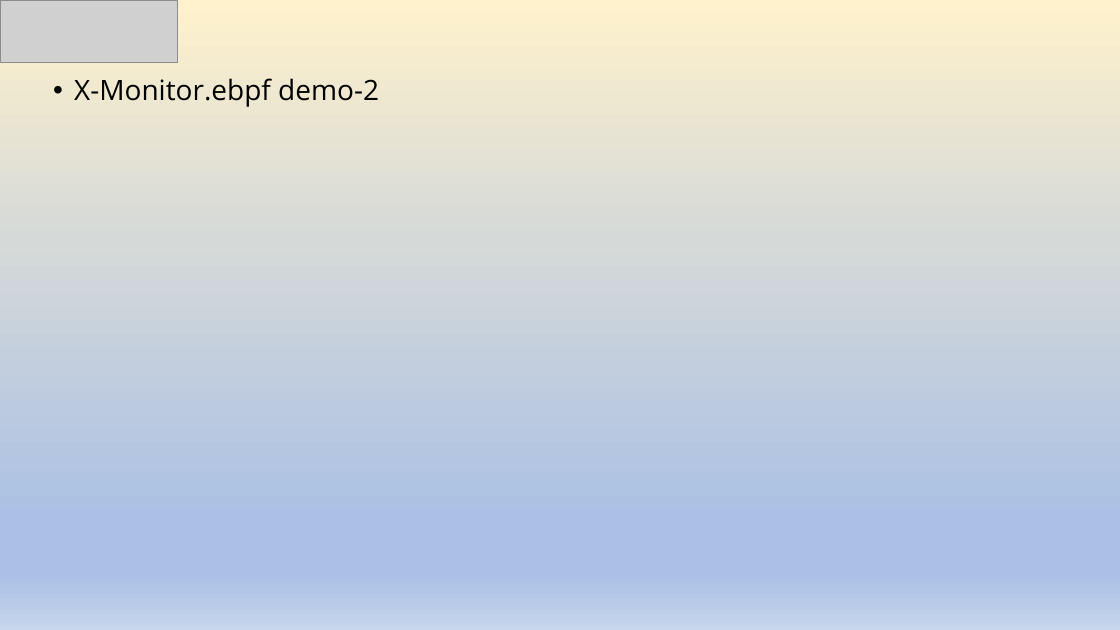
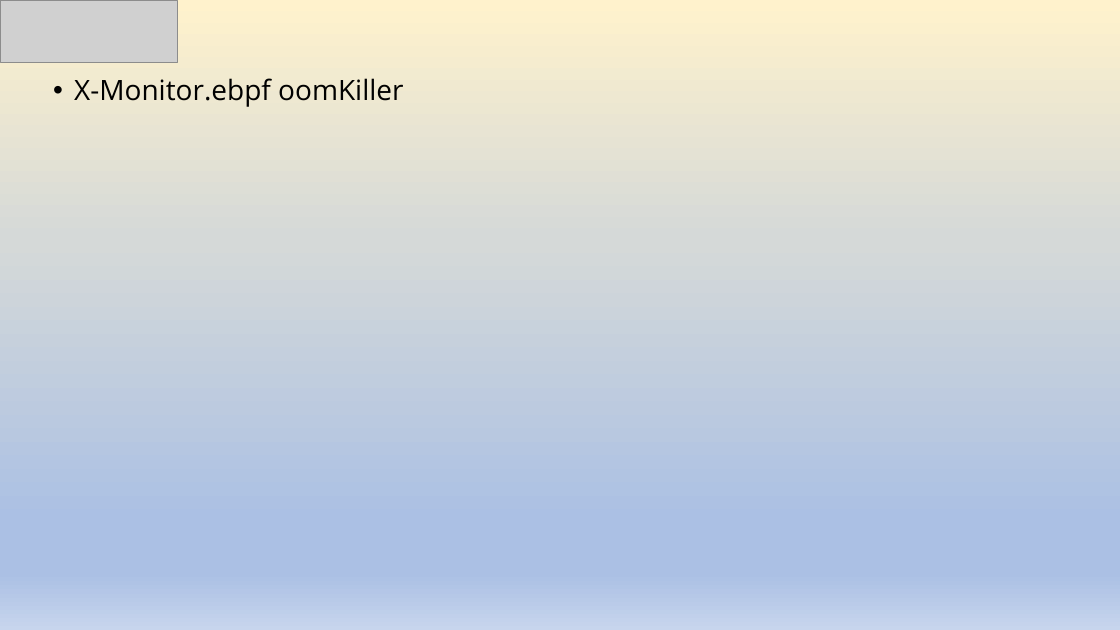
Before and after one commit to luxingwen/x-monitor, a slide deck: slide 6 of doc/基于eBPF可观测性实践.pptx. Drawn at 1120x630 pixels with LibreOffice and Linux fonts; fonts in the diff are those of the drawing; grey boxes stand for pictures. Boxes give left, top, right and bottom in pixels: in the first picture for what was removed or moved away, otherwise in the second. Text is boxed around its words. In the diff, an @@ line names an element or a change of style, - is before the commit and + after.

```diff
--- a/doc/基于eBPF可观测性实践.pptx
+++ b/doc/基于eBPF可观测性实践.pptx
@@ text at <box>74,78,403,107</box>: text changed @@
-  • X-Monitor.ebpf demo-2
+  • X-Monitor.ebpf oomKiller
```
Also in this commit, not shown: 2 other slides changed, 2 slides added, 1 slide removed.
